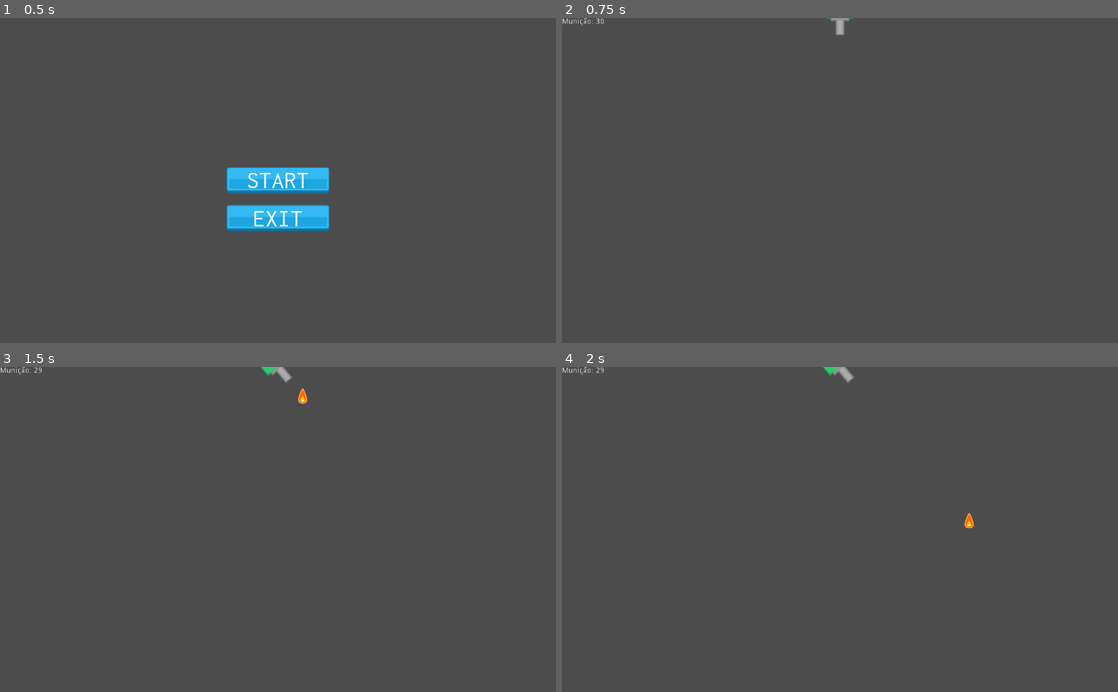
Above: before the commit, frames 1-4 (two rows, left to right).
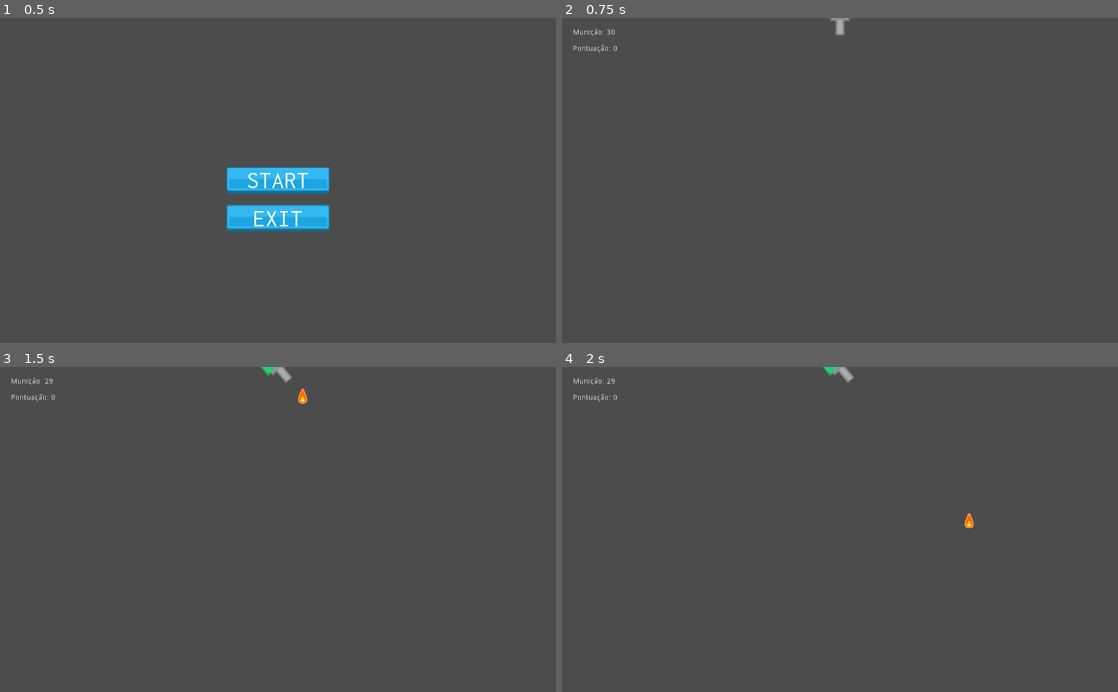
Above: after the commit, the same moments.

Repository: guidani/miner_game
Game: Godot game, scene res://cenas/Menu.tscn
Two runs of this game, one before a commit and one after it. Both use one fixed random seed, a clock stepped at 60 frames per second and the inputs below.
Inputs (mouse positions are in pixels of both pictures, inside the frame that each line leads up to):
- Up to frame 1 (0.5 s): no input
- Up to frame 2 (0.75 s): click "START" at 0.5 s
- Up to frame 3 (1.5 s): tap Enter at 1.25 s; move the mouse to (400, 513) at 1.27 s; tap Space (atirar) at 1.35 s
- Up to frame 4 (2 s): no input

Frame 1 is identical in both runs. In frame 2, 0.2% of the frame differs, in the area x 0-10%, y 0-11%; in frame 3, 0.2%; in frame 4, 0.2%.

Commit message:
adicionado texto de pontuação na tela

Diff:
--- a/GlobalVariables.gd
+++ b/GlobalVariables.gd
@@ -1,3 +1,4 @@
 extends Node
 
 var arma_um_municao = 30
+var pontuacao = 0
--- a/cenas/Game.tscn
+++ b/cenas/Game.tscn
@@ -1,7 +1,8 @@
-[gd_scene load_steps=9 format=2]
+[gd_scene load_steps=10 format=2]
 
 [ext_resource path="res://entidades/GeradorDeBlocos.tscn" type="PackedScene" id=1]
 [ext_resource path="res://entidades/Jogador.tscn" type="PackedScene" id=2]
+[ext_resource path="res://entidades/PontuacaoTexto.tscn" type="PackedScene" id=3]
 [ext_resource path="res://entidades/MunicaoTexto.tscn" type="PackedScene" id=4]
 [ext_resource path="res://fonts/Inconsolata-Regular.ttf" type="DynamicFontData" id=5]
 [ext_resource path="res://assets/buttonNormal.png" type="Texture" id=6]
@@ -43,6 +44,8 @@
 
 [node name="MunicaoTexto" parent="." instance=ExtResource( 4 )]
 
+[node name="PontuacaoTexto" parent="." instance=ExtResource( 3 )]
+
 [node name="Jogador" parent="." instance=ExtResource( 2 )]
 position = Vector2( 512, 0 )
 
--- a/entidades/MunicaoTexto.tscn
+++ b/entidades/MunicaoTexto.tscn
@@ -6,6 +6,8 @@
 script = ExtResource( 1 )
 
 [node name="Label" type="Label" parent="."]
-margin_right = 40.0
-margin_bottom = 14.0
+margin_left = 20.0
+margin_top = 20.0
+margin_right = 94.0
+margin_bottom = 34.0
 text = "Munição: "
--- /dev/null
+++ b/entidades/PontuacaoTexto.gd
@@ -0,0 +1,16 @@
+extends CanvasLayer
+
+
+# Declare member variables here. Examples:
+# var a = 2
+# var b = "text"
+
+
+# Called when the node enters the scene tree for the first time.
+#func _ready():
+#	pass # Replace with function body.
+
+
+# Called every frame. 'delta' is the elapsed time since the previous frame.
+func _process(delta):
+	$Label.text = "Pontuação: "+str(GlobalVariables.pontuacao)
--- /dev/null
+++ b/entidades/PontuacaoTexto.tscn
@@ -0,0 +1,13 @@
+[gd_scene load_steps=2 format=2]
+
+[ext_resource path="res://entidades/PontuacaoTexto.gd" type="Script" id=1]
+
+[node name="PontuacaoTexto" type="CanvasLayer"]
+script = ExtResource( 1 )
+
+[node name="Label" type="Label" parent="."]
+margin_left = 20.0
+margin_top = 50.0
+margin_right = 94.0
+margin_bottom = 64.0
+text = "Pontuação: "
